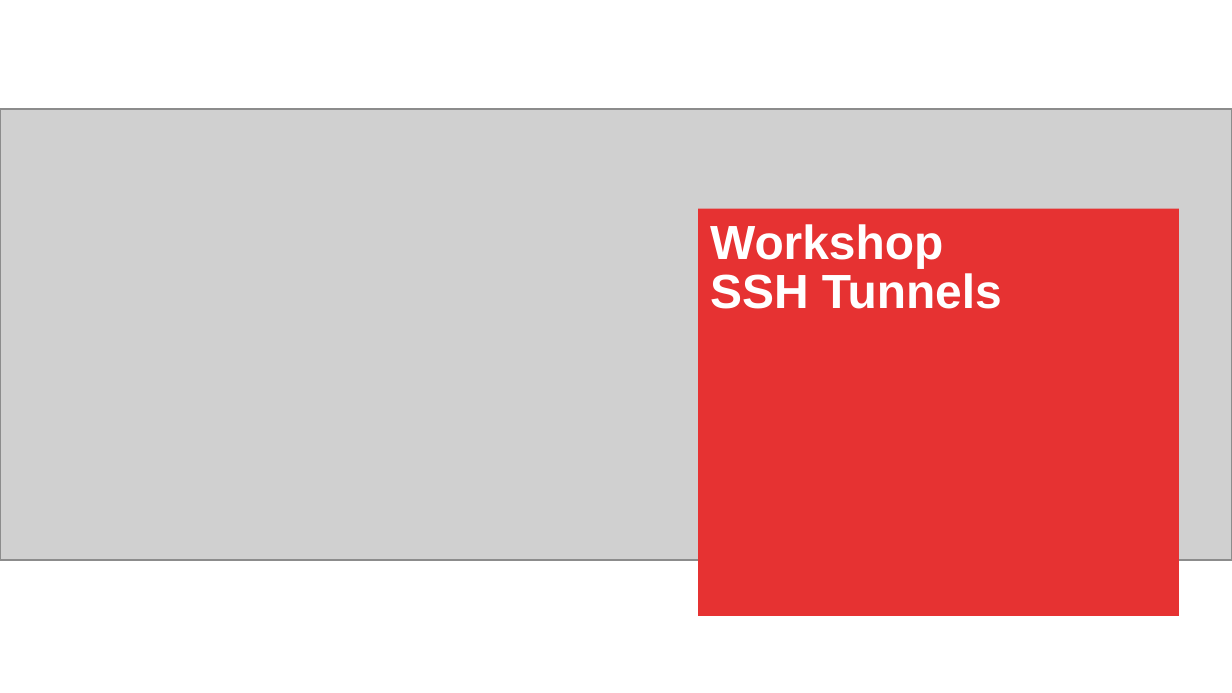
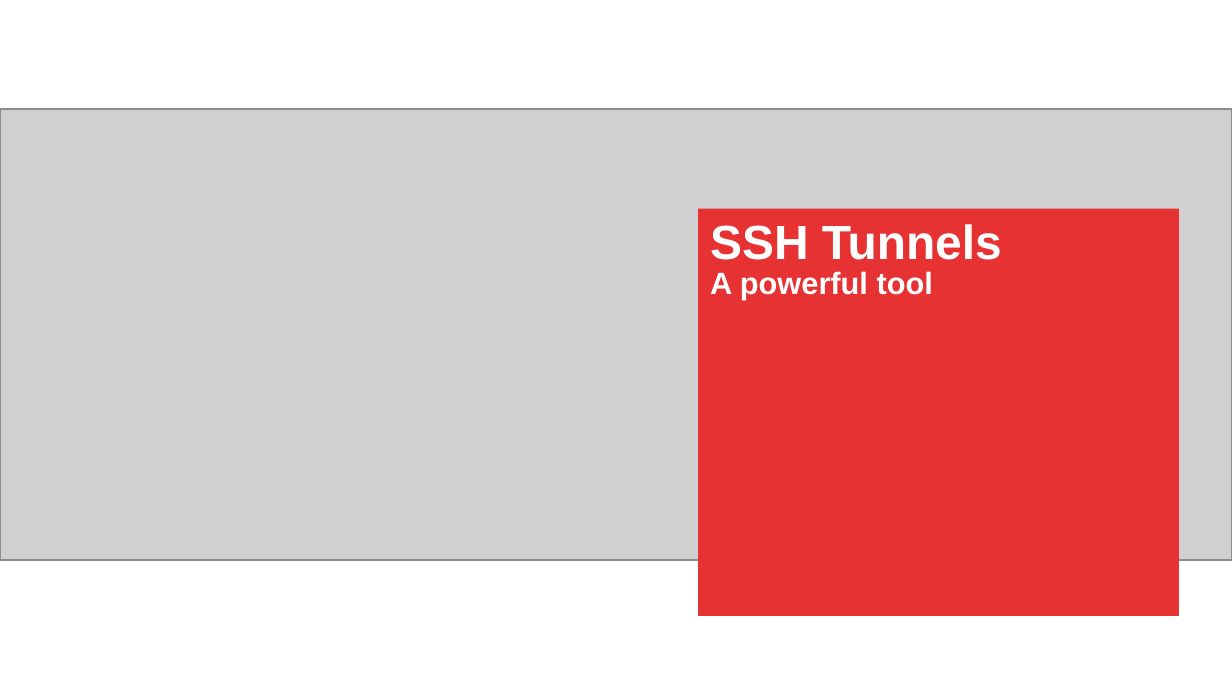
Before and after one commit to AMIS-Services/code-cafe-20200310, a slide deck: slide 1 of SSH Tunnels/SSH tunnels.pptx. Drawn at 1232x693 pixels with LibreOffice and Linux fonts; fonts in the diff are those of the drawing; grey boxes stand for pictures; background and template pictures are left out. Boxes give left, top, right and bottom in pixels: in the first picture for what was removed or moved away, otherwise in the second. Text is boxed around its words. In the diff, an @@ line names an element or a change of style, - is before the commit and + after.

```diff
--- a/SSH Tunnels/SSH tunnels.pptx
+++ b/SSH Tunnels/SSH tunnels.pptx
@@ title at (710,224,1002,300): text changed; size 28 to 18 pt @@
-Workshop
-SSH Tunnels
+SSH Tunnels
+A powerful tool
```
Also in this commit, not shown: 1 other slide changed, 2 slides added.
